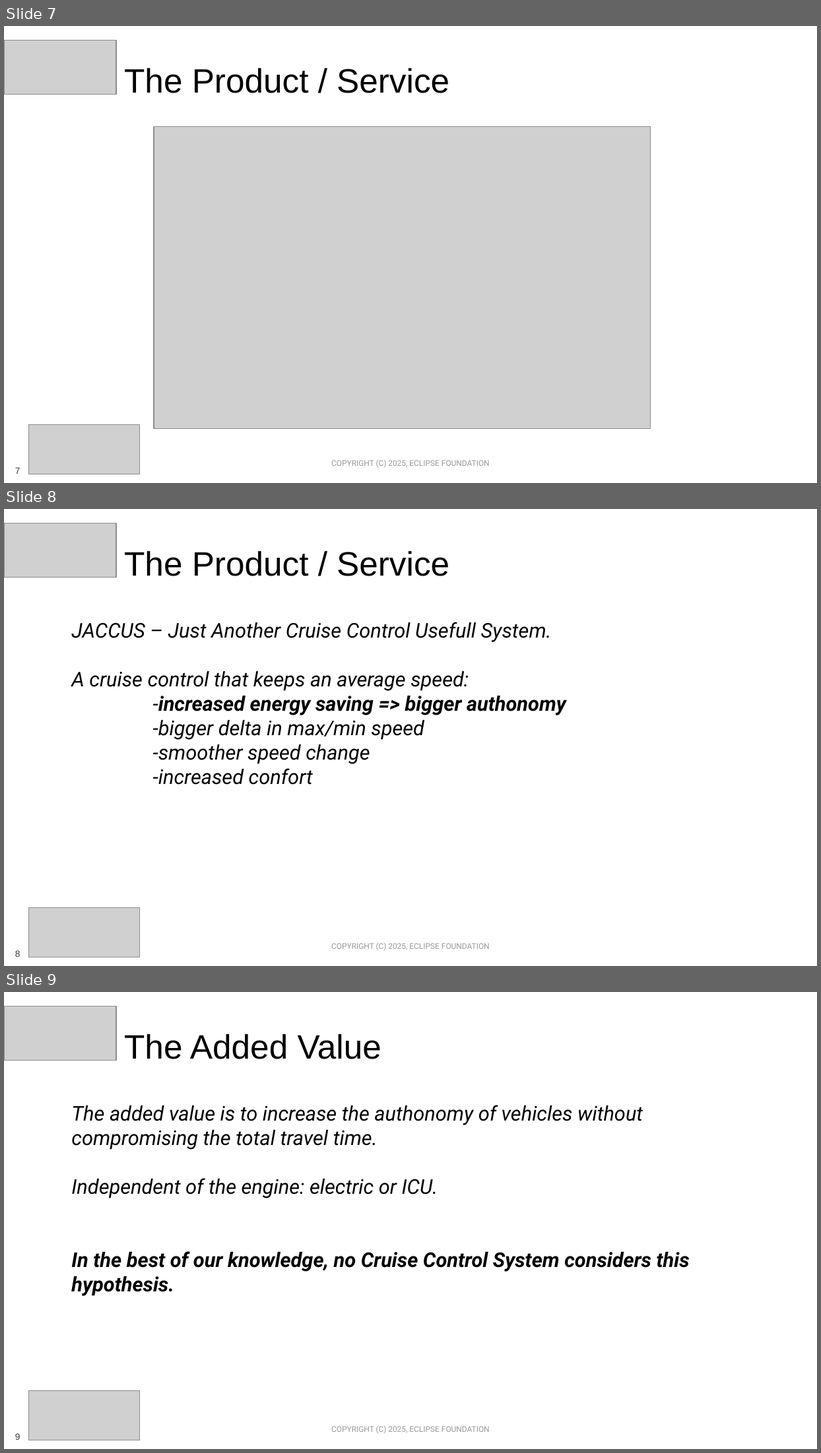
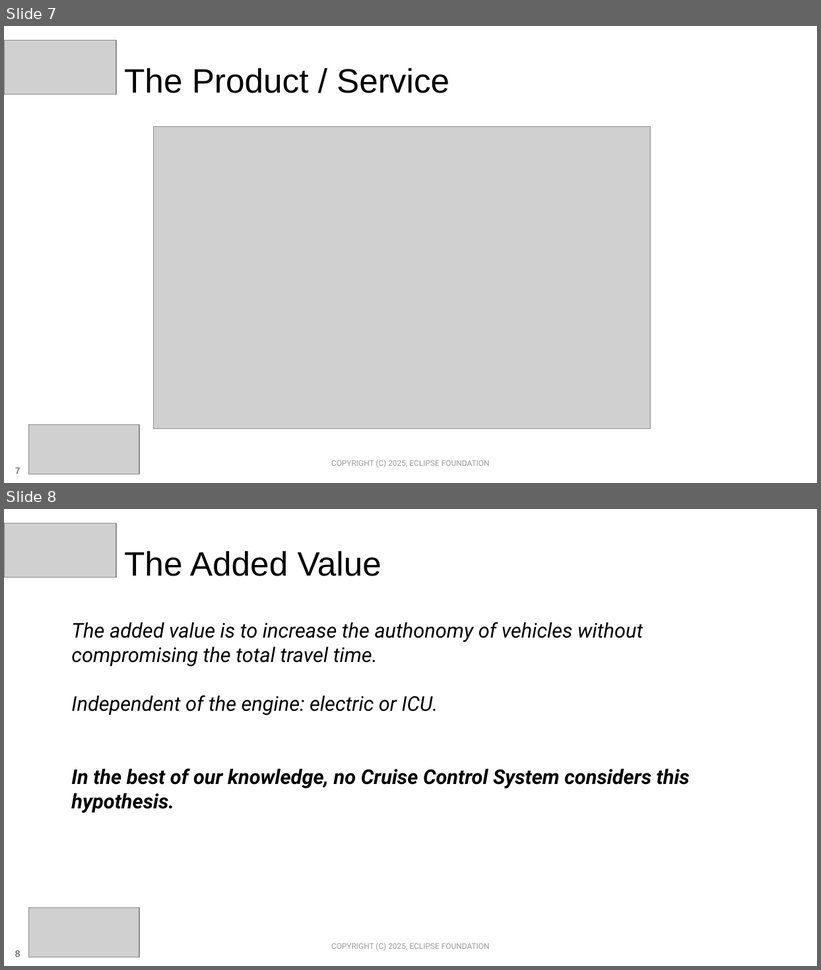
Before and after one commit to Eclipse-SDV-Hackathon-Chapter-Three/criticallites, a slide deck: SDV Hackathon 2025 - Pitching Slides Template.pptx. Shown one above the other, each under a label of ours: slides 7, 8 and 9 before the commit, slides 7 and 8 after it. The pictures are 821x1453 and 821x970 pixels, drawn with LibreOffice and Linux fonts; fonts in the diff are those of the drawing; grey boxes stand for pictures; background and template pictures are left out. Boxes give left, top, right and bottom in pixels: in the first picture for what was removed or moved away, otherwise in the second. Text is boxed around its words. In the diff, an @@ line names an element or a change of style, - is before the commit and + after.

Commit message:
duplicated slide removed

```diff
--- a/SDV Hackathon 2025 - Pitching Slides Template.pptx
+++ b/SDV Hackathon 2025 - Pitching Slides Template.pptx
@@ slide 8 removed at (4, 509, 817, 966), background #FFFFFF; not listed: 2 template elements that a slide beside it also shows @@
@@ picture removed at (4, 523, 116, 577) @@
@@ title removed at (124, 551, 450, 576) @@
-The Product / Service
@@ text removed at (71, 622, 566, 785) @@
-JACCUS – Just Another Cruise Control Usefull System.
-A cruise control that keeps an average speed:
--increased energy saving => bigger authonomy
--bigger delta in max/min speed
--smoother speed change
--increased confort
@@ picture removed at (29, 908, 140, 958) @@
@@ what was slide 9 is now slide 8 @@
```
